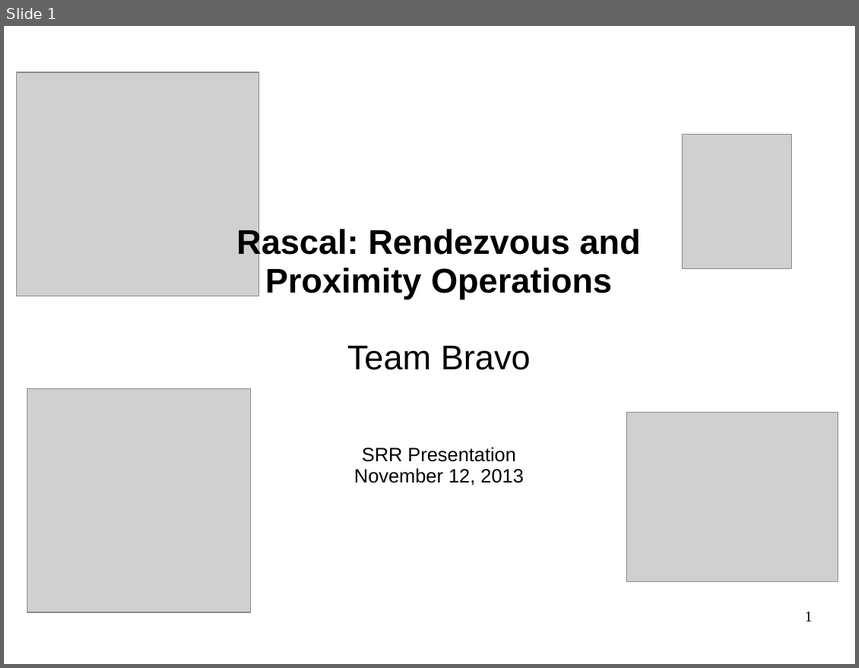
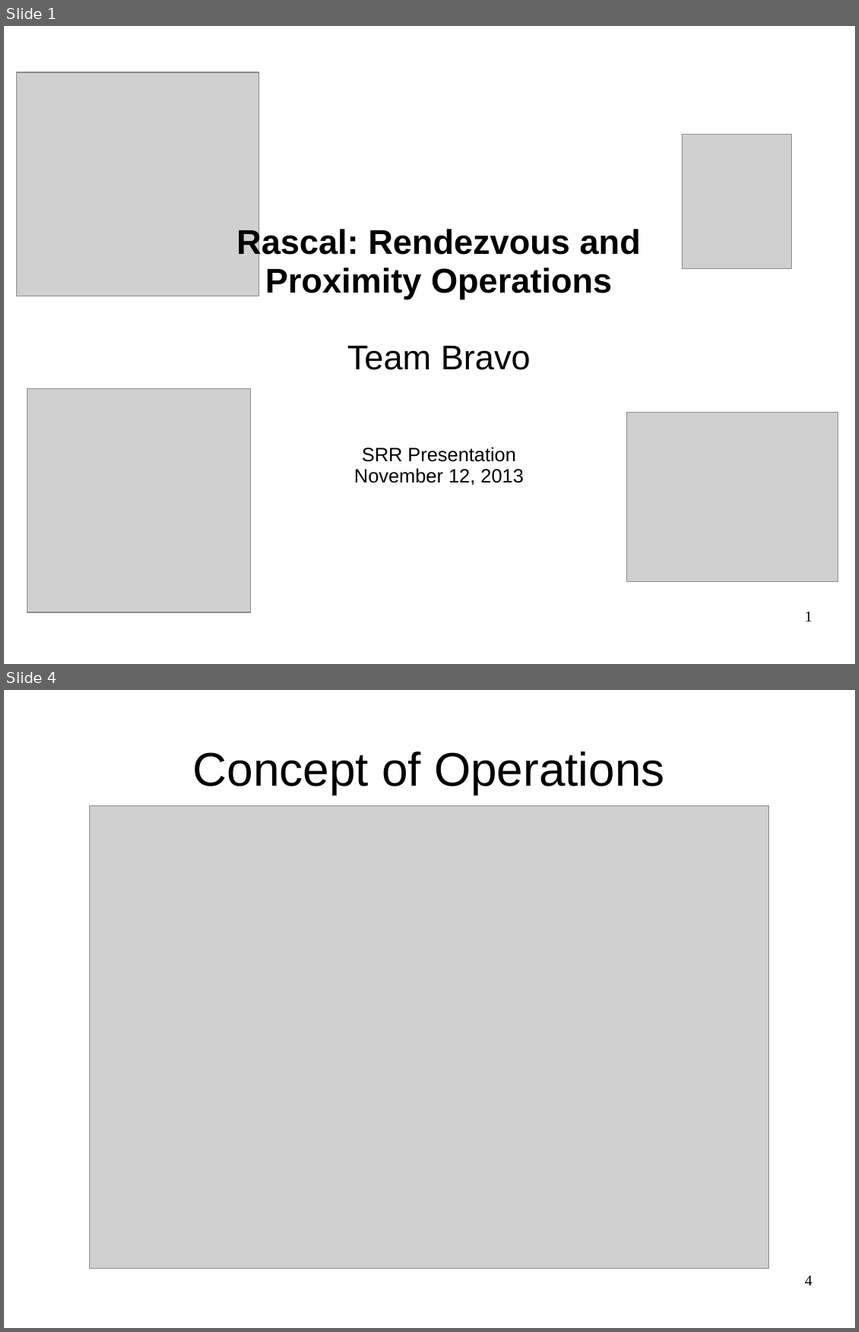
Before and after one commit to RascalSeniorDesign/Preliminary-Design, a slide deck: CMQA/Presentations/SRR Presentation.ppt. Shown one above the other, each under a label of ours: slide 1 before the commit, slides 1 and 4 after it; the slides between them are not shown. The pictures are 859x668 and 859x1332 pixels, drawn with LibreOffice and Linux fonts; fonts in the diff are those of the drawing; grey boxes stand for pictures; background and template pictures are left out. Boxes give left, top, right and bottom in pixels: in the first picture for what was removed or moved away, otherwise in the second. Text is boxed around its words. In the diff, an @@ line names an element or a change of style, - is before the commit and + after.

```diff
--- a/CMQA/Presentations/SRR Presentation.ppt
+++ b/CMQA/Presentations/SRR Presentation.ppt
@@ slide 4 added at bbox=[4, 690, 855, 1328], background picture (left out) @@
@@ title added at bbox=[193, 752, 665, 794], 44 pt, text #000000 @@
+Concept of Operations
@@ picture added at bbox=[90, 806, 769, 1269] @@
@@ page number added at bbox=[805, 1276, 813, 1286], 14 pt, text #000000 @@
+4
```
Also in this commit, not shown: 4 other slides added, 7 slides removed, 2 other files.
